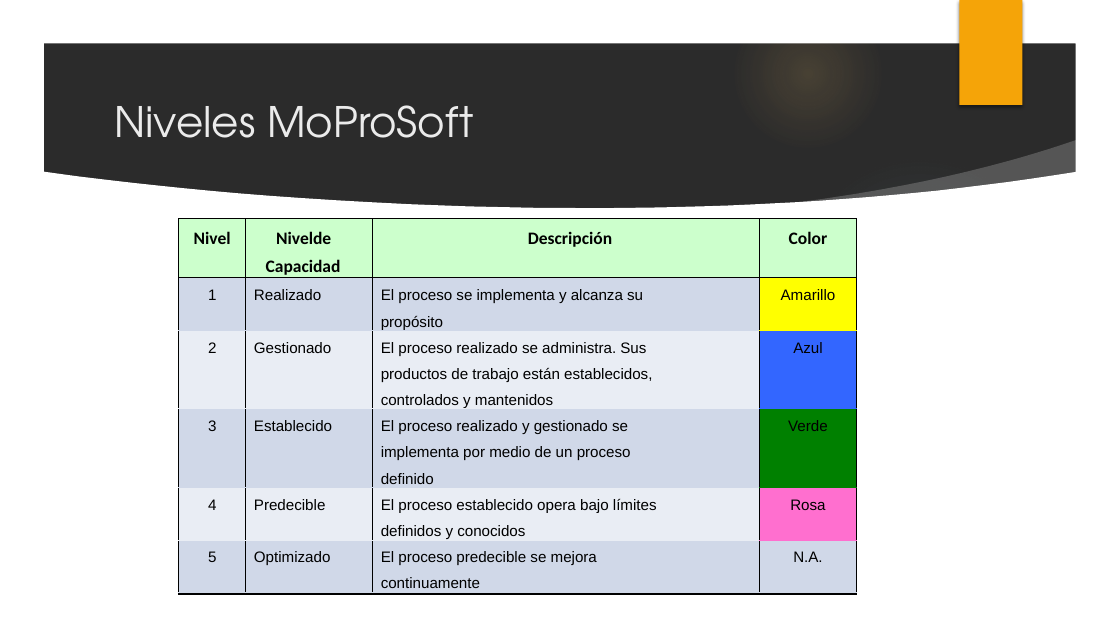
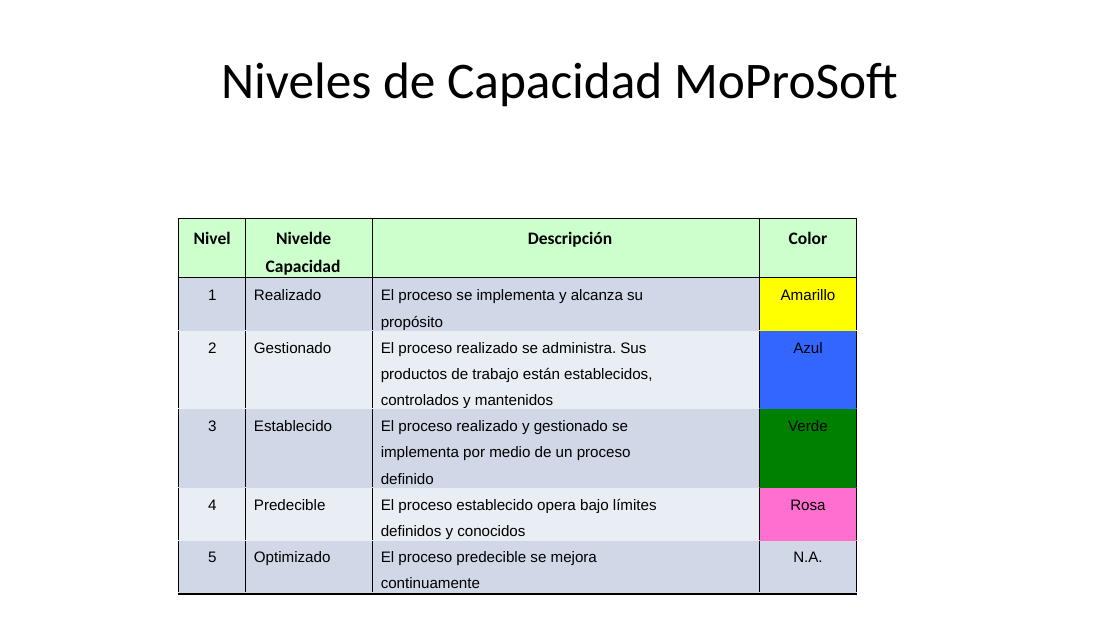
Before and after one commit to JulianAguilar/Equipo6AdminProy, a slide deck: slide 12 of Clase/Exposiciones/MoProSoft.pptx (slide 14 before the commit). Drawn at 1120x630 pixels with LibreOffice and Linux fonts; fonts in the diff are those of the drawing; background and template pictures are left out; a plain dark background stands for a picture behind light text. Boxes give left, top, right and bottom in pixels: in the first picture for what was removed or moved away, otherwise in the second. Text is boxed around its words. In the diff, an @@ line names an element or a change of style, - is before the commit and + after.

```diff
--- a/Clase/Exposiciones/MoProSoft.pptx
+++ b/Clase/Exposiciones/MoProSoft.pptx
@@ background picture (left out) to #FFFFFF @@
@@ group removed at (x1=0, y1=0, x2=1120, y2=630): 3 freeform shapes, 2 ellipses @@
@@ rectangle removed at (x1=960, y1=0, x2=1023, y2=105) @@
@@ title at (x1=221, y1=62, x2=898, y2=107): text changed; size 36 to 44 pt; font TeX Gyre Adventor to Calibri; text colour #EBEBEB to #000000 @@
-Niveles MoProSoft
+Niveles de Capacidad MoProSoft
```
Also in this commit, not shown: 13 other slides changed, 5 other files.
